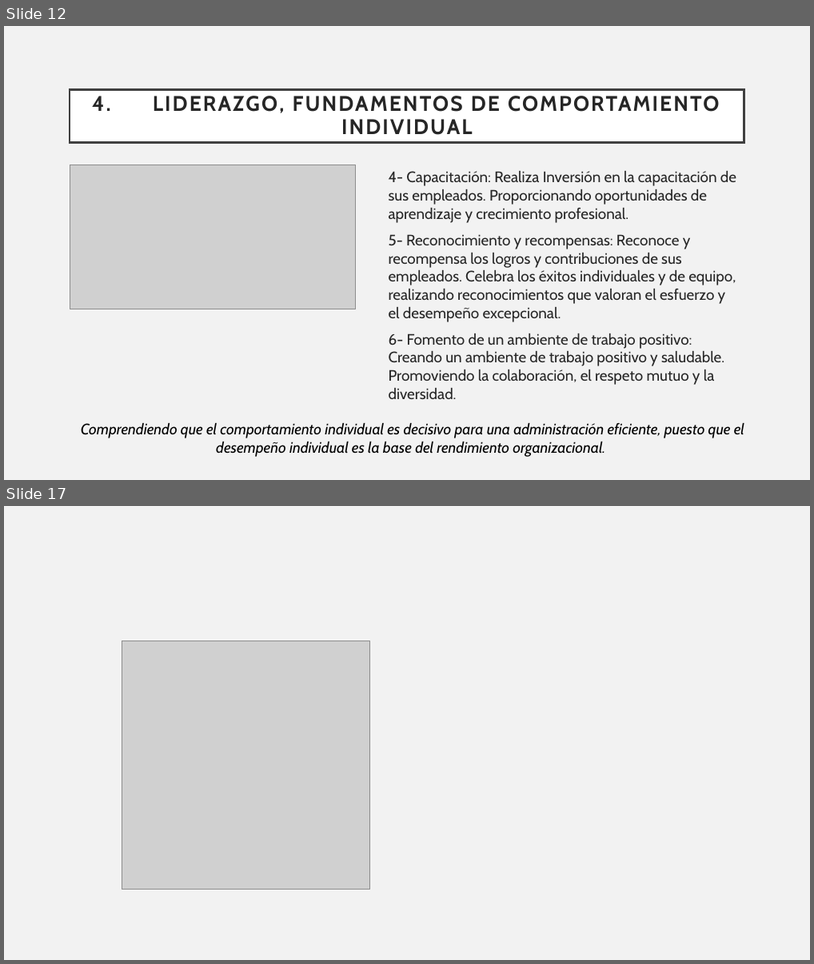
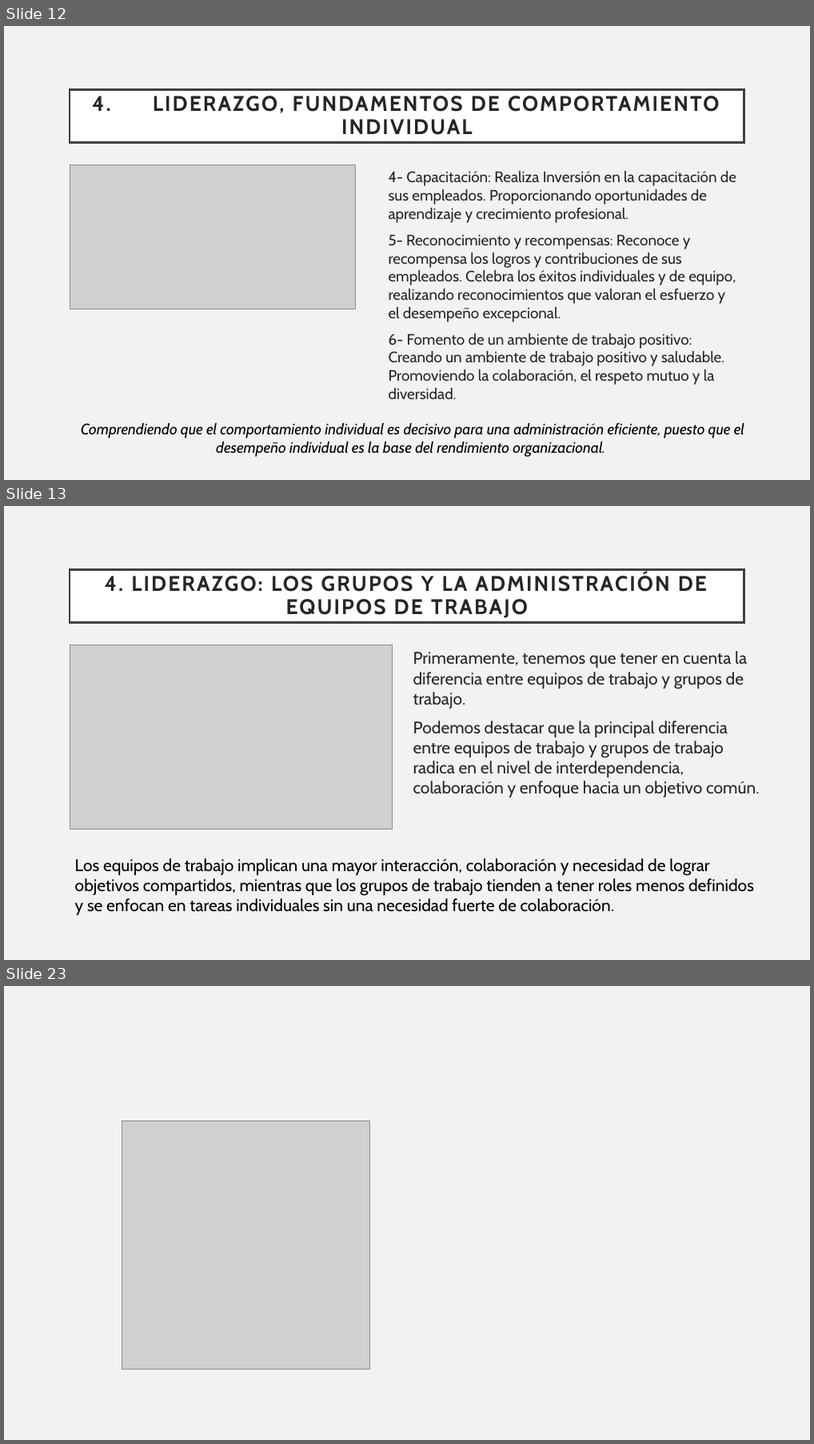
Before and after one commit to Sstrmn1/presentacionAdministracion, a slide deck: Presentacion - Exposicion.pptx. Shown one above the other, each under a label of ours: slides 12 and 17 before the commit, slides 12, 13 and 23 after it; the slides between them are not shown. The pictures are 814x964 and 814x1444 pixels, drawn with LibreOffice and Linux fonts; fonts in the diff are those of the drawing; grey boxes stand for pictures. Boxes give left, top, right and bottom in pixels: in the first picture for what was removed or moved away, otherwise in the second. Text is boxed around its words. In the diff, an @@ line names an element or a change of style, - is before the commit and + after.

Commit message:
Seccion de liderazgo actualizada

```diff
--- a/Presentacion - Exposicion.pptx
+++ b/Presentacion - Exposicion.pptx
@@ slide 13 added at [4, 506, 810, 960], background #F2F2F2 @@
@@ title added at [70, 569, 745, 622], fill #FFFFFF, outline #404040 2.5 pt, 25.2 pt, text #262626, bold @@
+4. LIDERAZGO: LOS GRUPOS Y LA ADMINISTRACIÓN DE EQUIPOS DE TRABAJO
@@ picture added at [70, 644, 392, 829] @@
@@ text added at [414, 651, 759, 797], 20 pt, text #262626 @@
+Primeramente, tenemos que tener en cuenta la diferencia entre equipos de trabajo y grupos de trabajo.
+Podemos destacar que la principal diferencia entre equipos de trabajo y grupos de trabajo radica en el nivel de interdependencia, colaboración y enfoque hacia un objetivo común.
@@ text added at [75, 858, 754, 915], 20 pt, text #000000 @@
+Los equipos de trabajo implican una mayor interacción, colaboración y necesidad de lograr objetivos compartidos, mientras que los grupos de trabajo tienden a tener roles menos definidos y se enfocan en tareas individuales sin una necesidad fuerte de colaboración.
@@ what was slide 17 is now slide 23 @@
```
Also in this commit, not shown: 3 slides changed, 6 other slides added, 1 slide removed.
